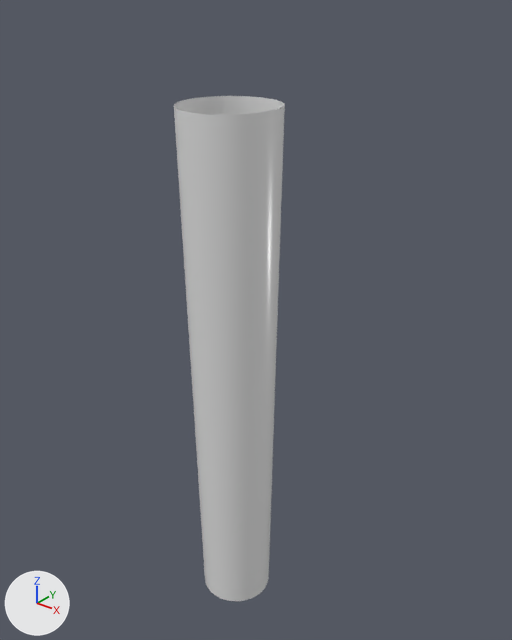
A saved change to the glTF model Body.glb.
Before and after are seen from a 50 mm lens placed at (1.152, -1.338, 1.854), pointed at (-0.036, 0.148, 0.933). The lights are fixed; the arrows at lower left show +X, +Y and +Z. The picture after the commit comes second. Where no turn or scale is listed for an object, it has been applied to the vertices.

Before the edit, the objects in view are built like this:
```python
me_cylinder_001 = bpy.data.meshes.new('Cylinder.001')
me_cylinder_001.from_pydata(...)  # 128 vertices, 256 faces; spans x -0.13..0.13, y -0.13..0.13, z -0.9..0.62
me_cylinder_001.materials.append(mat_material_001)  # white #e7e7e7
ob_body = bpy.data.objects.new('Body', me_cylinder_001)
ob_body.location = (0.0, 0.0, 0.953)
```
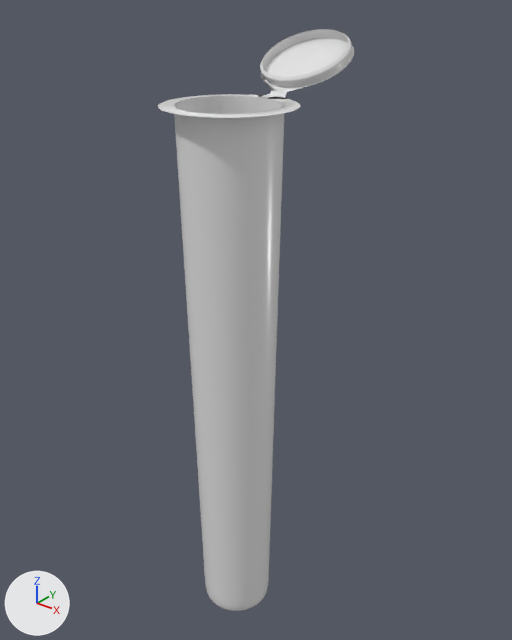
The newer file is also turned or shifted as a whole; pictures and numbers use the older file's frame.

Edits to the bpy script that builds the scene:
```text
Add me_cylinder:
    me_cylinder.from_pydata(...)  # 1103 vertices, 2048 faces; spans x -0.17..0.17, y -0.24..0.37, z -0.84..0.89
    me_cylinder.materials.append(mat_material_001)  # white #e7e7e7
Add ob_details:
    ob_details = bpy.data.objects.new('Details', me_cylinder)
    ob_details.location = (0.0, 0.066, 0.837)
```

Pixel boxes [x1, y1, x2, y2] of what changed, in the pictures (512 x 640 px):
'Details', added
    after: [158, 29, 354, 611]
